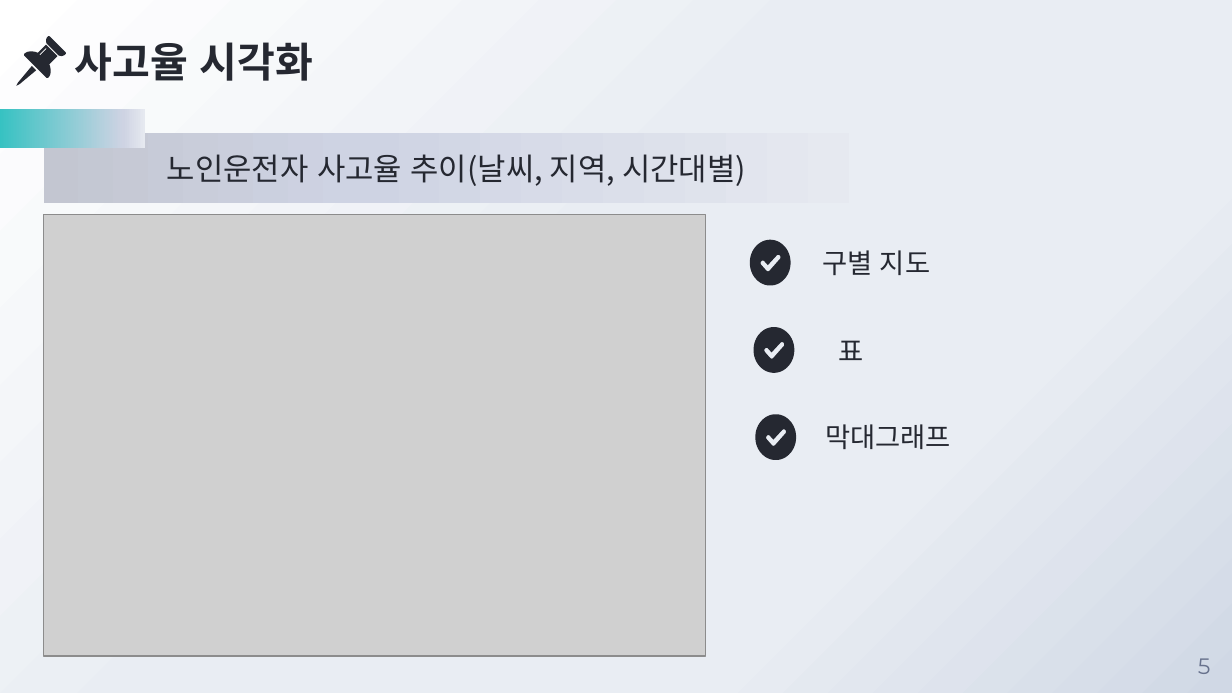
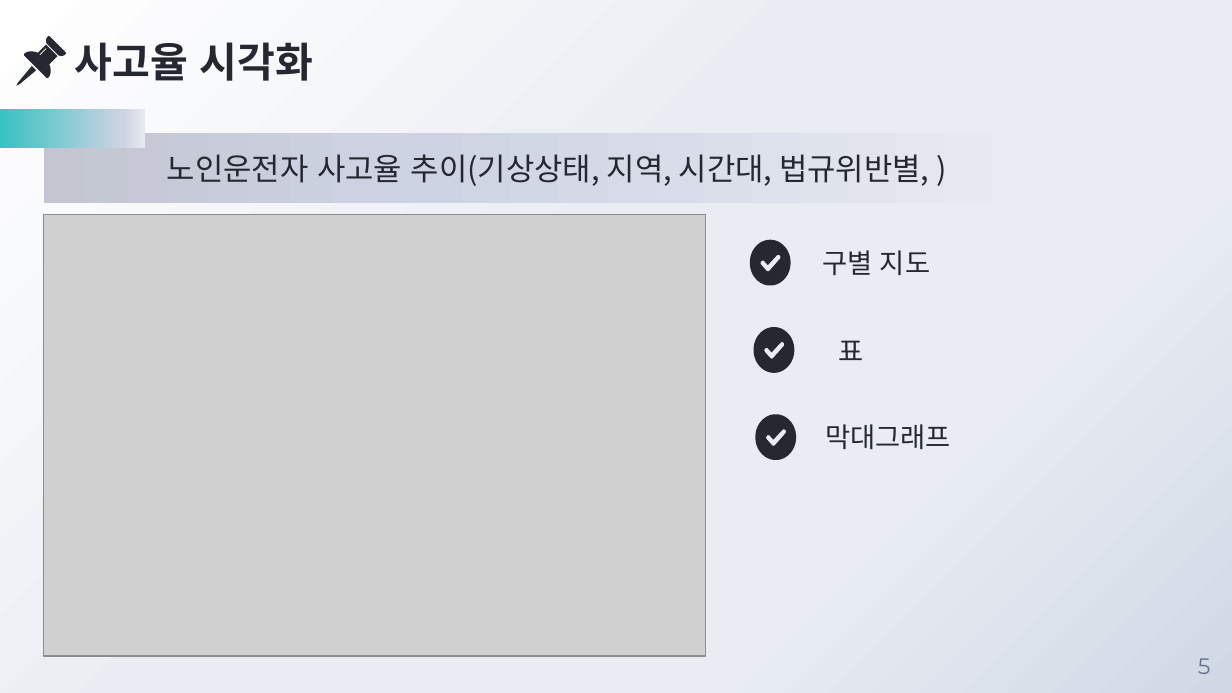
Before and after one commit to JadenChoi94/MachineLearning_Basic, a slide deck: slide 5 of Project_2/프로젝트2_소개.pptx. Drawn at 1232x693 pixels with LibreOffice and Linux fonts; fonts in the diff are those of the drawing; grey boxes stand for pictures; background and template pictures are left out. Boxes give left, top, right and bottom in pixels: in the first picture for what was removed or moved away, otherwise in the second. Text is boxed around its words. In the diff, an @@ line names an element or a change of style, - is before the commit and + after.

```diff
--- a/Project_2/프로젝트2_소개.pptx
+++ b/Project_2/프로젝트2_소개.pptx
@@ rectangle "노인운전자 사고율 추이(기상상태, 지역, 시간대, ...": place and size @@
-rectangle "노인운전자 사고율 추이(기상상태, 지역, 시간대, ..." at [43, 133, 849, 203]
+rectangle "노인운전자 사고율 추이(기상상태, 지역, 시간대, ..." at [43, 133, 992, 203]
@@ text in rectangle at [167, 154, 929, 186]: text changed @@
-노인운전자 사고율 추이(날씨, 지역, 시간대별)
+노인운전자 사고율 추이(기상상태, 지역, 시간대, 법규위반별, )
```
Also in this commit, not shown: 3 other slides changed, 20 other files.
